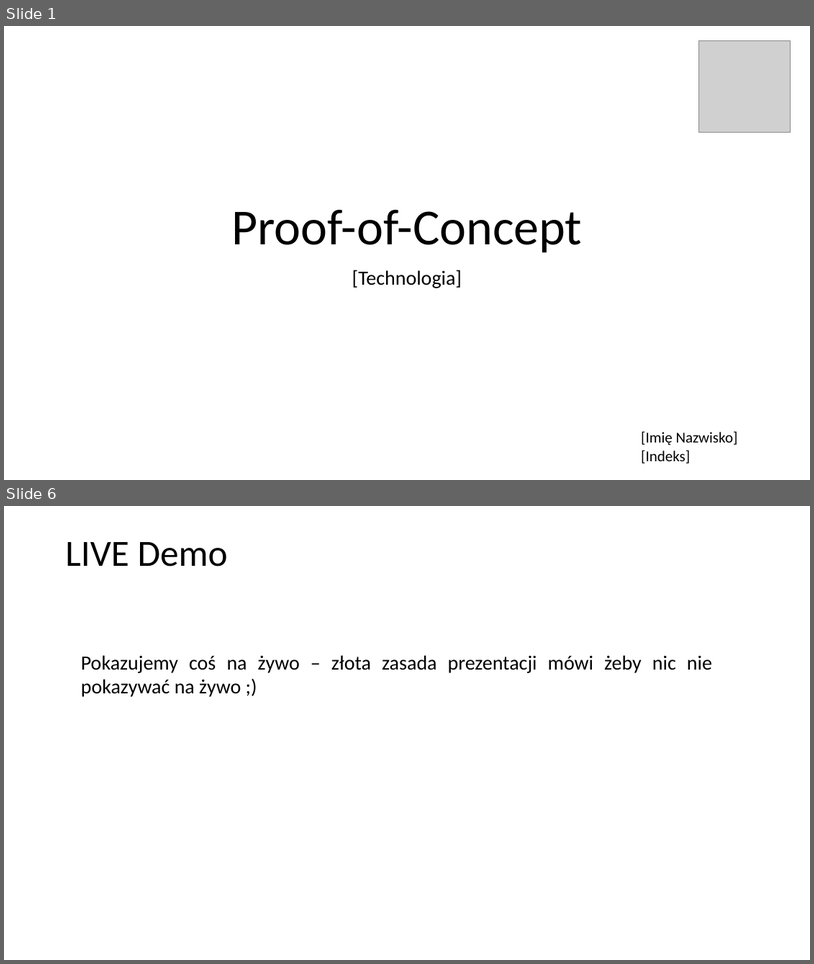
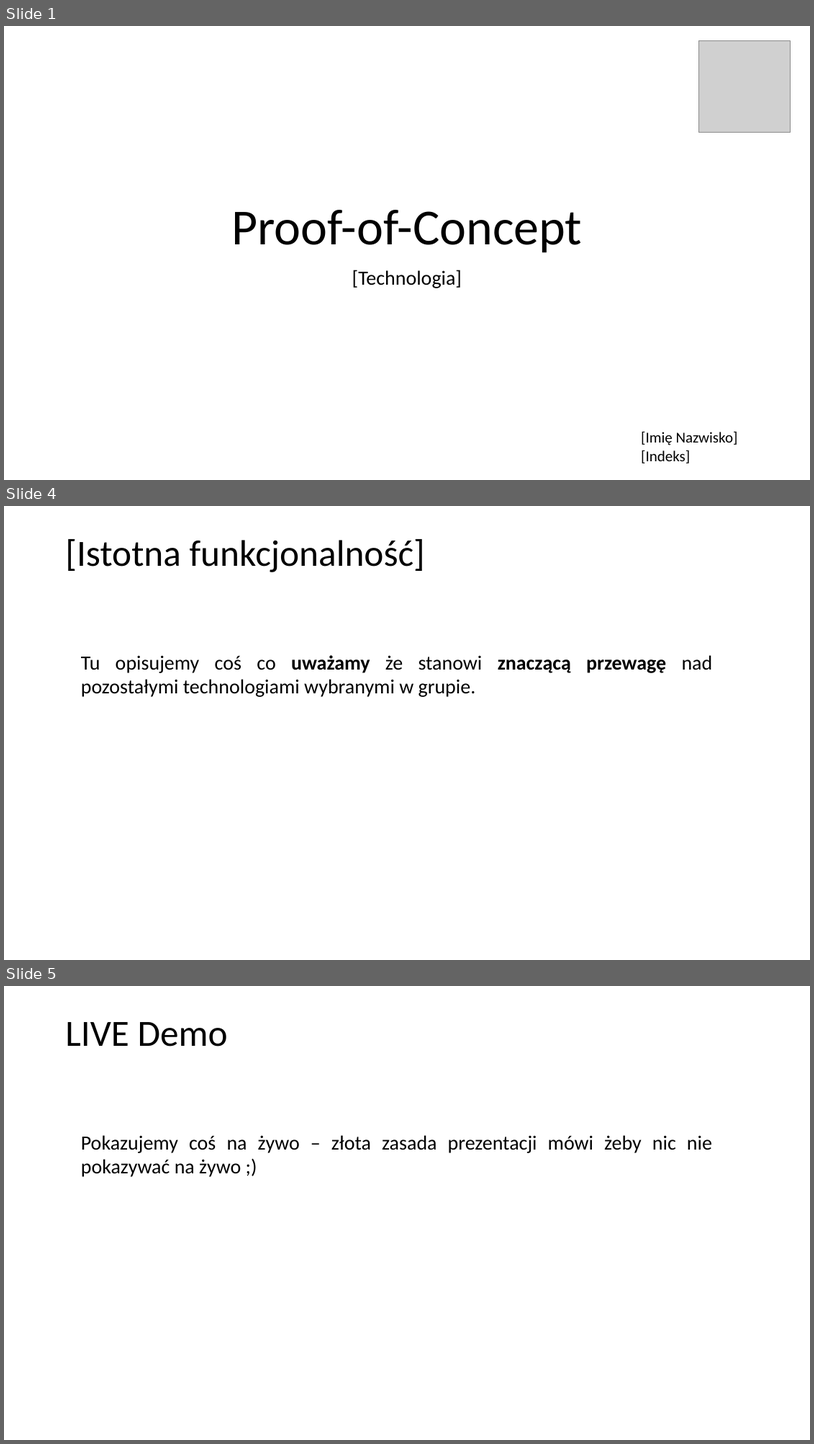
Before and after one commit to mpenarprz/InzynieriaOprogramowaniaI4, a slide deck: Projekt/1. Zadanie projektowe - szablon prezentacji.pptx. Shown one above the other, each under a label of ours: slides 1 and 6 before the commit, slides 1, 4 and 5 after it; the slides between them are not shown. The pictures are 814x964 and 814x1444 pixels, drawn with LibreOffice and Linux fonts; fonts in the diff are those of the drawing; grey boxes stand for pictures. Boxes give left, top, right and bottom in pixels: in the first picture for what was removed or moved away, otherwise in the second. Text is boxed around its words. In the diff, an @@ line names an element or a change of style, - is before the commit and + after.

```diff
--- a/Projekt/1. Zadanie projektowe - szablon prezentacji.pptx
+++ b/Projekt/1. Zadanie projektowe - szablon prezentacji.pptx
@@ slide 4 added at (x1=4, y1=506, x2=810, y2=960), background #FFFFFF @@
@@ title added at (x1=65, y1=539, x2=425, y2=572), 44 pt, text #000000 @@
+[Istotna funkcjonalność]
@@ text added at (x1=81, y1=655, x2=713, y2=697), 24 pt, text #000000 @@
+Tu opisujemy coś co uważamy że stanowi znaczącą przewagę nad pozostałymi technologiami wybranymi w grupie.
@@ what was slide 6 is now slide 5 @@
```
Also in this commit, not shown: 1 slide changed, 3 other slides added, 6 slides removed, 7 other files.
